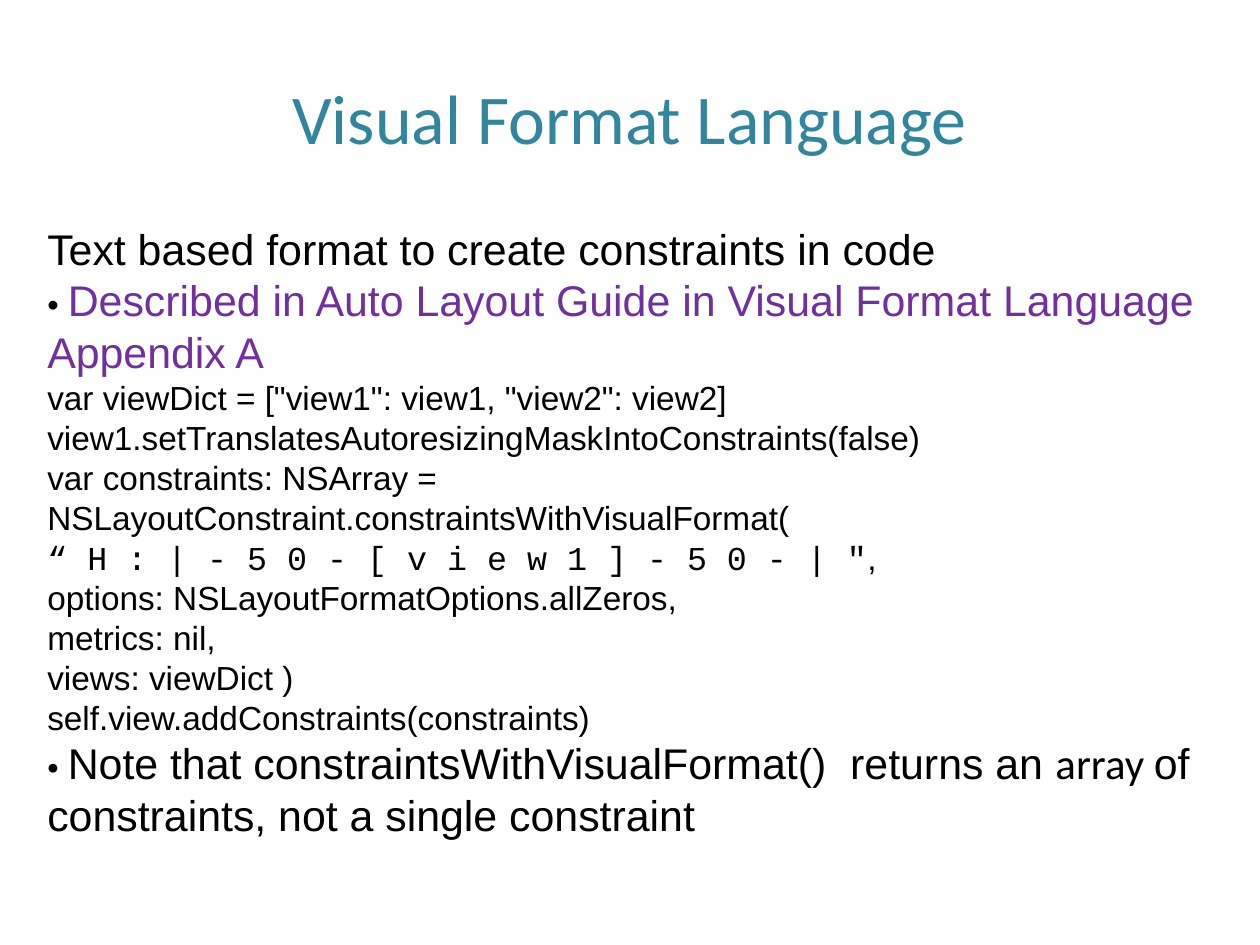
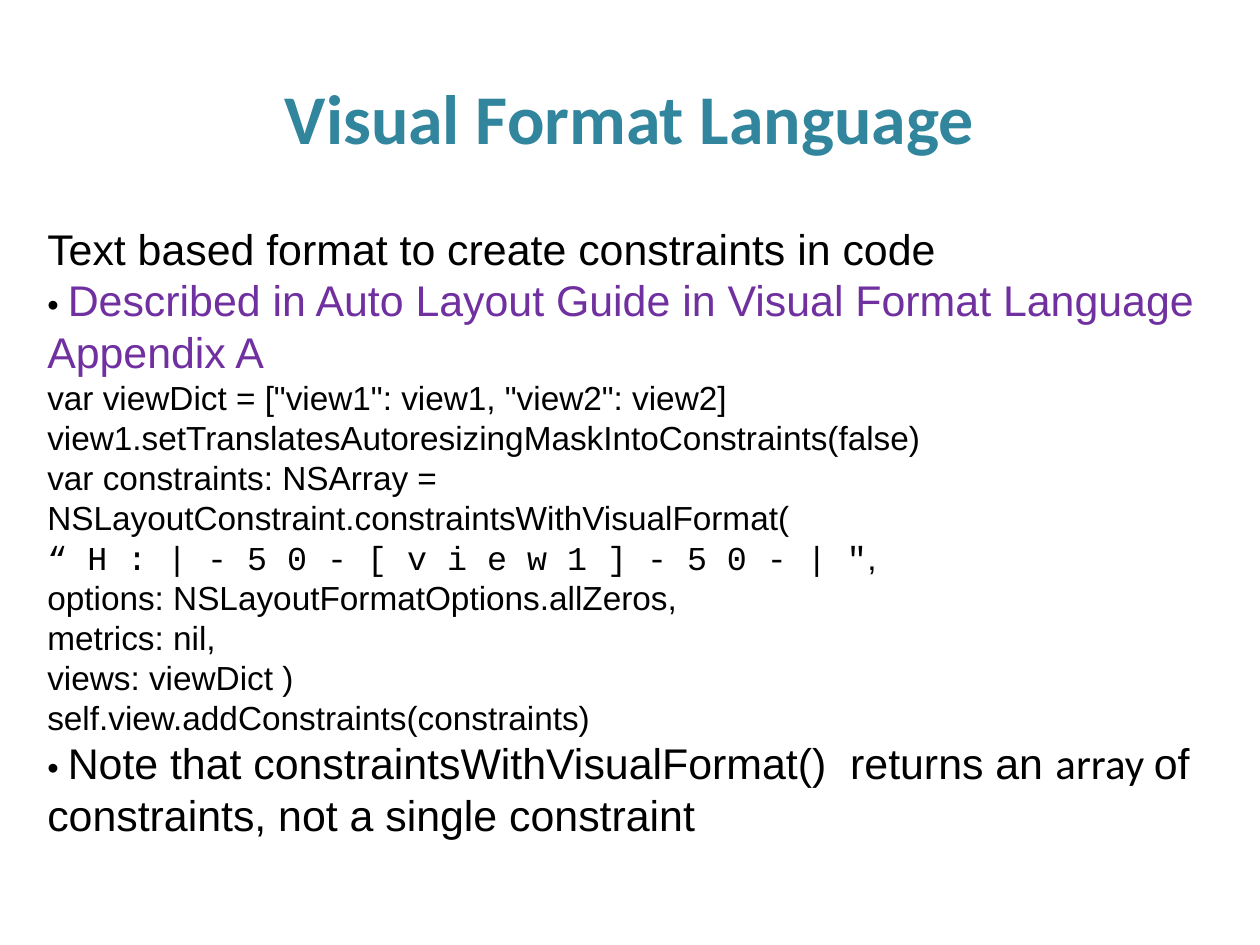
Before and after one commit to aminhngn/Course_Mobile_IOS, a slide deck: slide 66 of course/IOS_Module_02_ui_design.pptx (slide 65 before the commit). Drawn at 1260x945 pixels with LibreOffice and Linux fonts; fonts in the diff are those of the drawing. Boxes give left, top, right and bottom in pixels: in the first picture for what was removed or moved away, otherwise in the second. Text is boxed around its words. In the diff, an @@ line names an element or a change of style, - is before the commit and + after.

```diff
--- a/course/IOS_Module_02_ui_design.pptx
+++ b/course/IOS_Module_02_ui_design.pptx
@@ text "Visual Format Language" at [285, 95, 974, 156]: bold on @@
```
Also in this commit, not shown: 18 other slides changed, 7 slides added, 6 slides removed.
